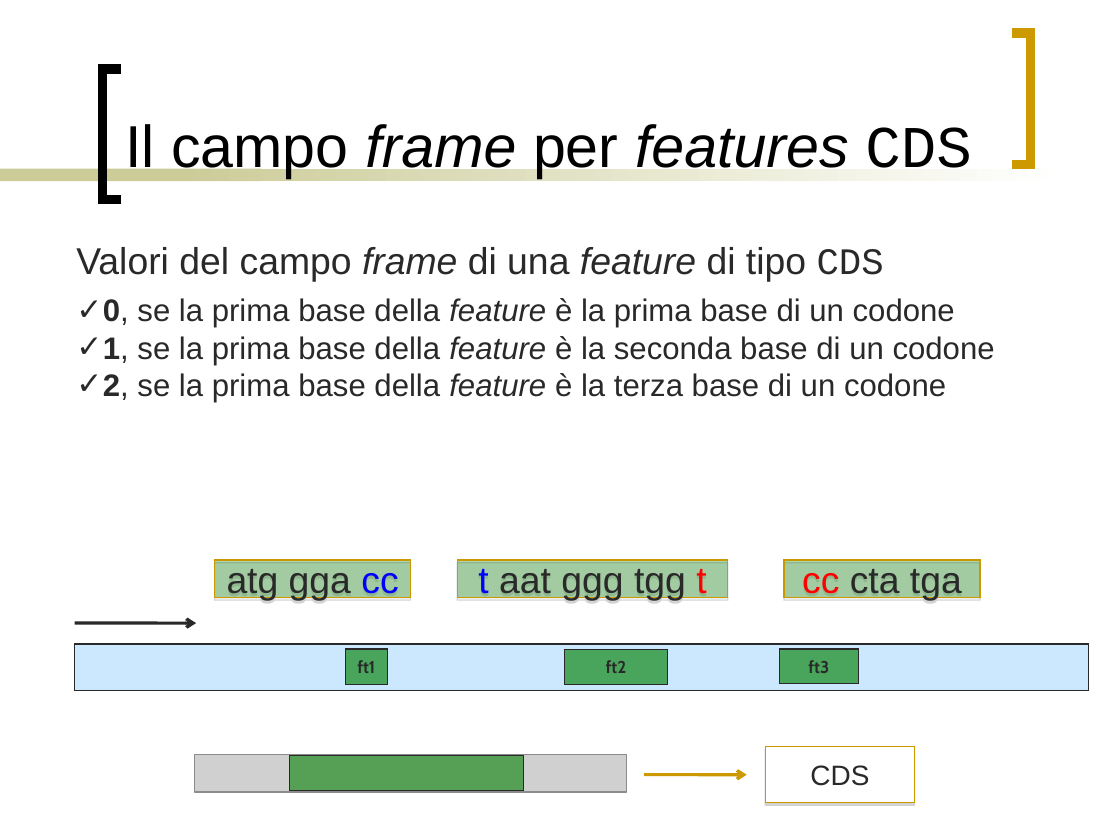
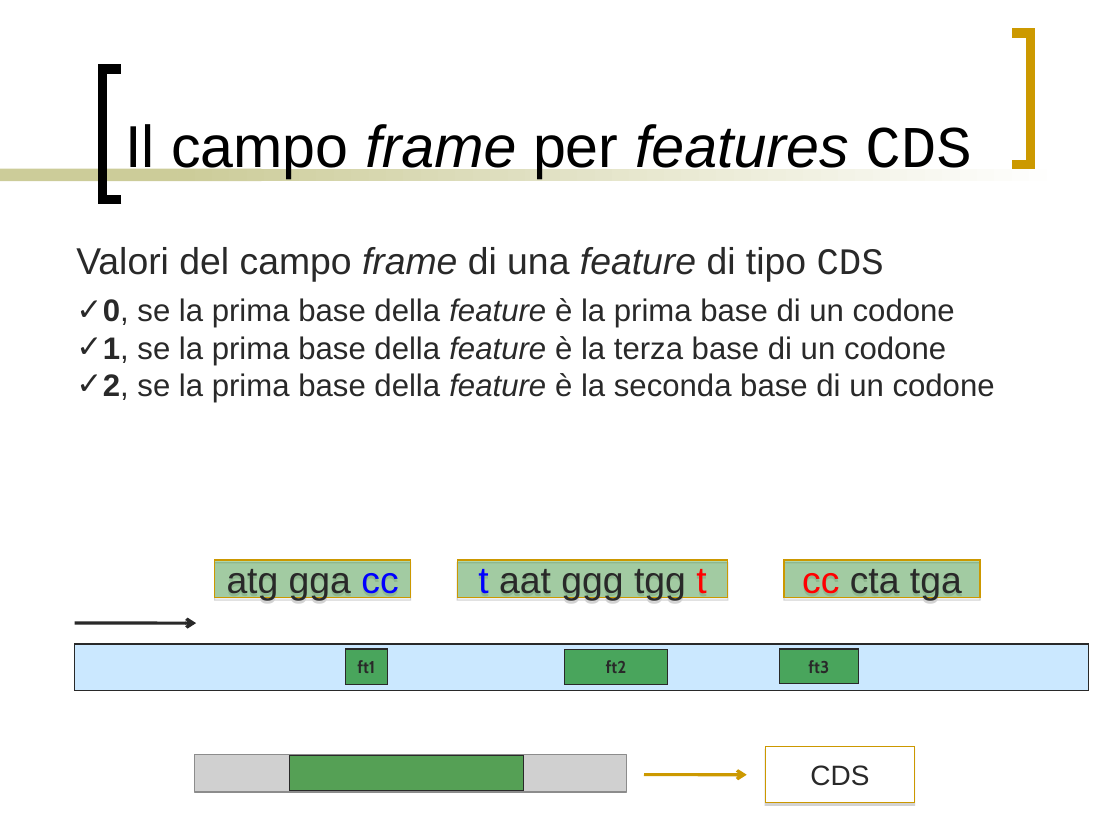
Before and after one commit to bioinformatica-corso/lezioni, a slide deck: slide 54 of laboratorio/27ott20/gtf-format.ppt. Drawn at 1120x840 pixels with LibreOffice and Linux fonts; fonts in the diff are those of the drawing; grey boxes stand for pictures. Boxes give left, top, right and bottom in pixels: in the first picture for what was removed or moved away, otherwise in the second. Text is boxed around its words. In the diff, an @@ line names an element or a change of style, - is before the commit and + after.

```diff
--- a/laboratorio/27ott20/gtf-format.ppt
+++ b/laboratorio/27ott20/gtf-format.ppt
@@ text at (103, 336, 995, 402): text changed @@
-✓ 1, se la prima base della feature è la seconda base di un codone
-✓ 2, se la prima base della feature è la terza base di un codone
+✓ 1, se la prima base della feature è la terza base di un codone
+✓ 2, se la prima base della feature è la seconda base di un codone
```
Also in this commit, not shown: 4 other slides changed, 2 other files.
